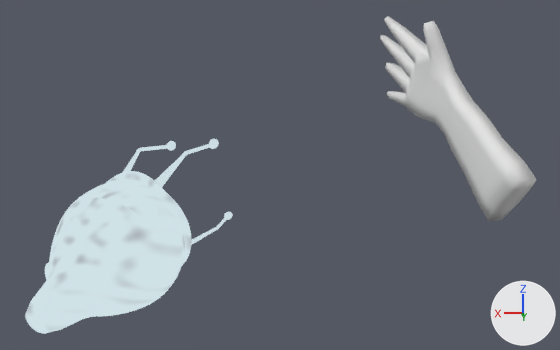
Before and after pictures for a commit that changed the Blender file Assets/Alistair/Models/NeuronFP.blend.
Both versions are drawn from a 50 mm lens placed at (-0.052, 1.775, 2.394), pointed at (-0.132, -1.042, 1.977). Every picture has the same lights, and +X, +Y and +Z are marked at lower right.

Objects in the first picture: 'Finger1', 'Right Hand', 'left hand'.
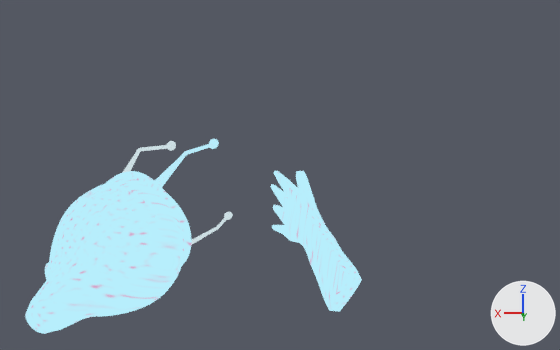
Location of each change, [x1, y1, x2, y2] in pixels of the pictures (560 x 350 px):
'left hand', recoloured (white to cyan)
    both: [25, 171, 192, 334]
'Right Hand', recoloured, moved, turned, rescaled
    before: [380, 17, 537, 221]
    after: [270, 171, 362, 312]
'Finger1', recoloured (white to cyan)
    both: [154, 139, 219, 187]

What changed in the scene script:
```text
Change mat_material_001:
    remove # nodes: Mix x2, OutputMaterial, TexCoord, TexNoise, ValToRGB x2
    remove # colours: blue #3d95cd, cyan #b4f2ff, light grey #dadada, dark purple #712d57, white #ffffff
    nodes: Mix x2, OutputMaterial, TexCoord, TexNoise, ValToRGB x3
    colours: light grey #dadada, dark purple #712d57, white #ffffff, blue #3d95cd, cyan #b4f2ff, dark purple #3c1473, blue #3f53cd, blue #5c9ae1
Change me_cube:
    where me_cube.from_pydata(...)  # 166 vertices, 164 faces; spans x -0.047..0.364, y -0.605..0.068, z -0.071..0.495
    remove me_cube.materials.append(mat_material_005)  # white #e7e7e7
    add me_cube.materials.append(mat_material_001)
Change ob_right_hand:
    ob_right_hand.location: (-0.766, -0.377, 1.996) -> (-0.29, -0.318, 1.743)
    ob_right_hand.rotation_euler: (0.0, -0.164, 0.0) -> (0.285, -0.269, -0.0111)  # degrees (0, -9.4, 0) -> degrees (16, -15, -0.6)
    ob_right_hand.scale: (1.0, 1.0, 1.0) -> (0.711, 0.711, 0.711)
```
